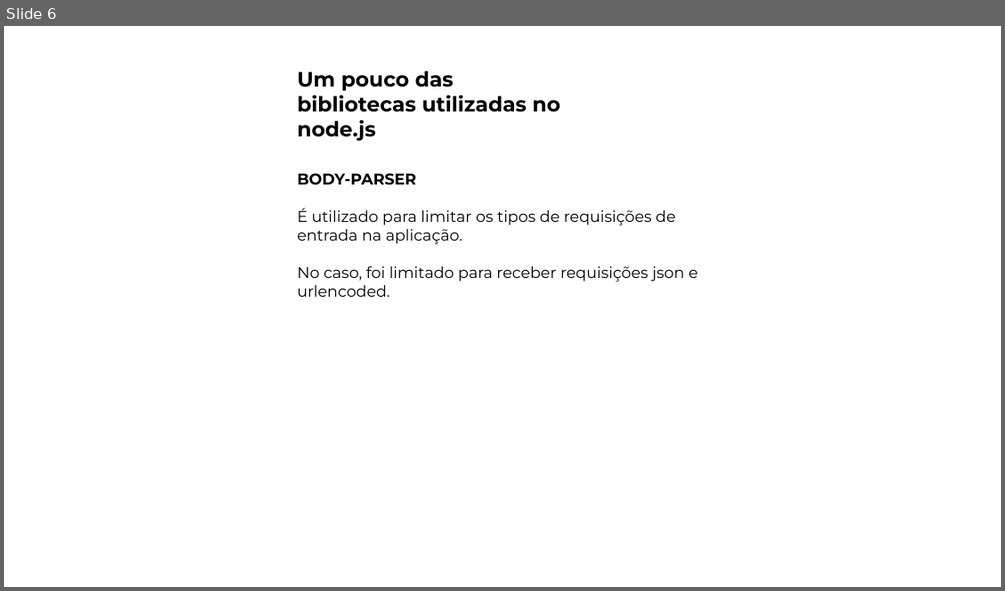
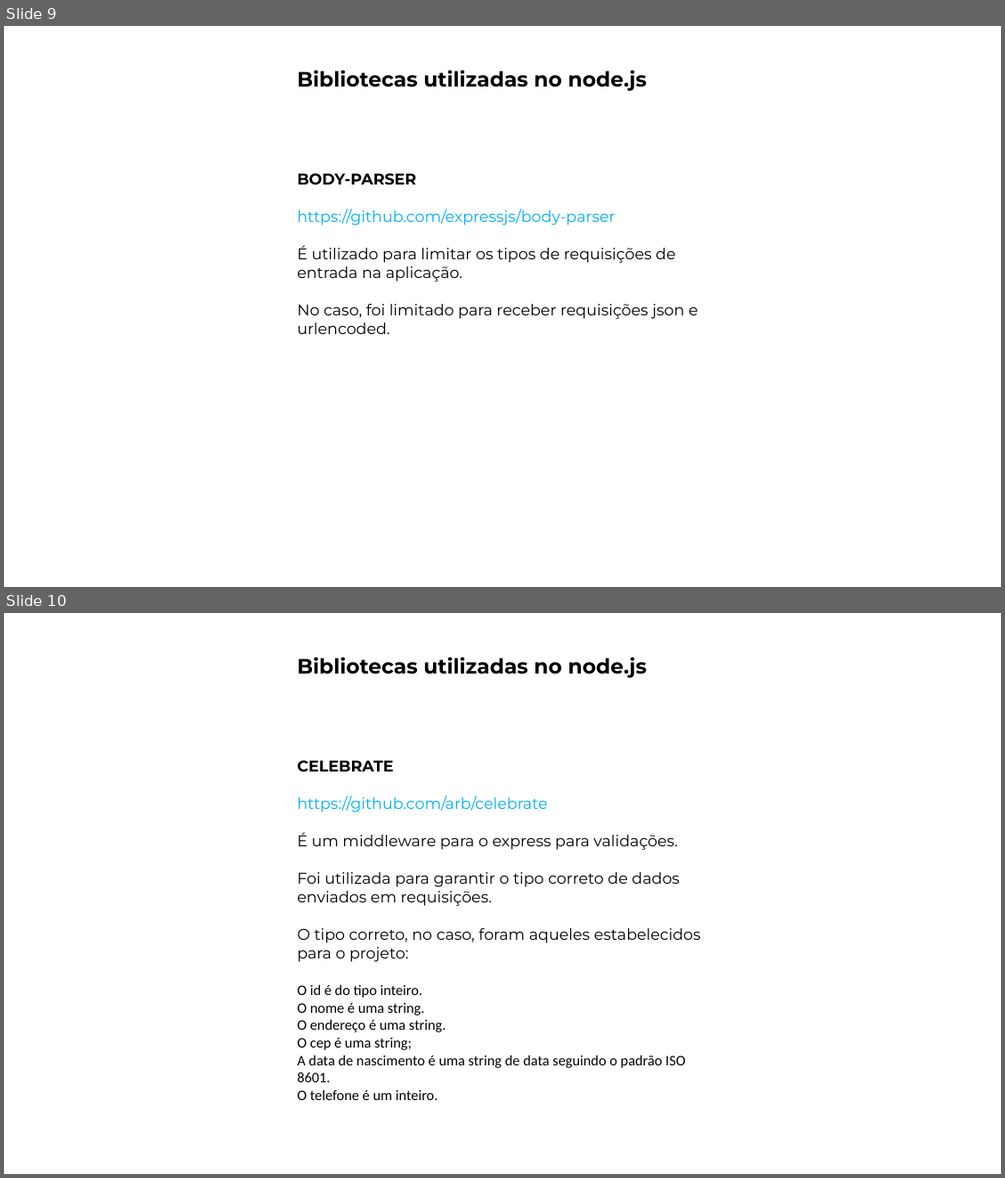
Before and after one commit to JdSeus/UCPEL_PI8, a slide deck: apresentacao.pptx. Shown one above the other, each under a label of ours: slide 6 before the commit, slides 9 and 10 after it. The pictures are 1005x591 and 1005x1178 pixels, drawn with LibreOffice and Linux fonts; fonts in the diff are those of the drawing; background and template pictures are left out. Boxes give left, top, right and bottom in pixels: in the first picture for what was removed or moved away, otherwise in the second. Text is boxed around its words. In the diff, an @@ line names an element or a change of style, - is before the commit and + after.

```diff
--- a/apresentacao.pptx
+++ b/apresentacao.pptx
@@ slide 10 added at (x1=4, y1=613, x2=1001, y2=1174), background picture (left out) @@
@@ text added at (x1=297, y1=657, x2=647, y2=678), 20 pt, text #000000, bold @@
+Bibliotecas utilizadas no node.js
@@ text added at (x1=297, y1=760, x2=701, y2=1100), 15 pt, text #000000 @@
+CELEBRATE
+https://github.com/arb/celebrate
+É um middleware para o express para validações.
+Foi utilizada para garantir o tipo correto de dados enviados em requisições.
+O tipo correto, no caso, foram aqueles estabelecidos para o projeto:
+O id é do tipo inteiro.
+O nome é uma string.
+O endereço é uma string.
+O cep é uma string;
+A data de nascimento é uma string de data seguindo o padrão ISO 8601.
+O telefone é um inteiro.
@@ what was slide 6 is now slide 9 @@
@@ slide 9 changed as well @@
@@ text at (x1=297, y1=70, x2=647, y2=91): text changed @@
-Um pouco das bibliotecas utilizadas no node.js
+Bibliotecas utilizadas no node.js
@@ text at (x1=297, y1=208, x2=615, y2=225): paragraph added @@
+https://github.com/expressjs/body-parser
```
Also in this commit, not shown: 5 other slides changed, 4 other slides added, 3 slides removed, 2 other files.
